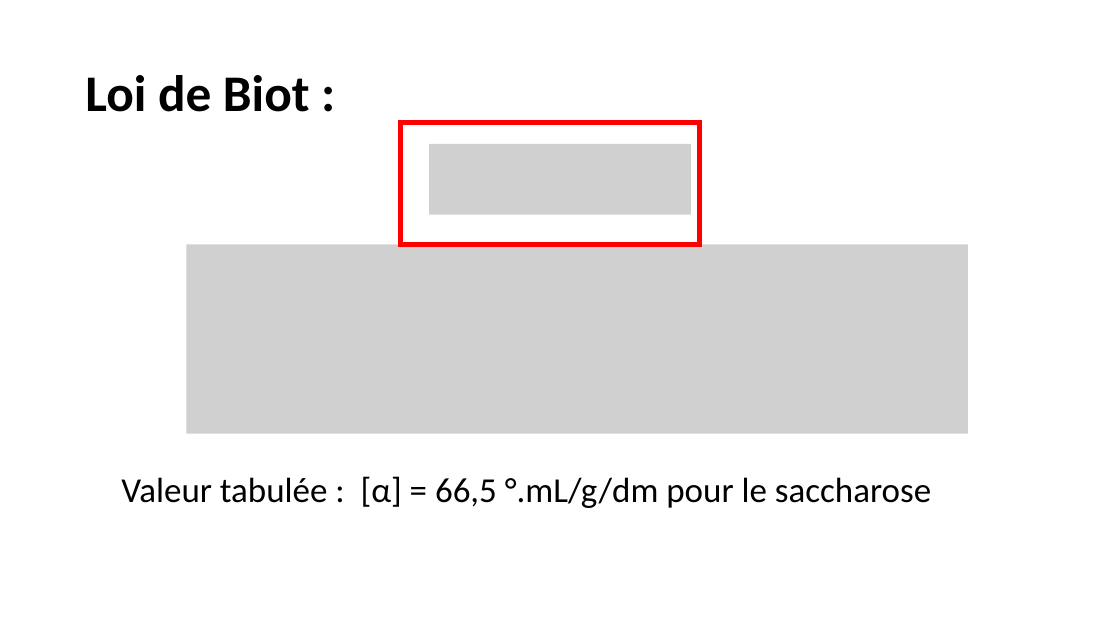
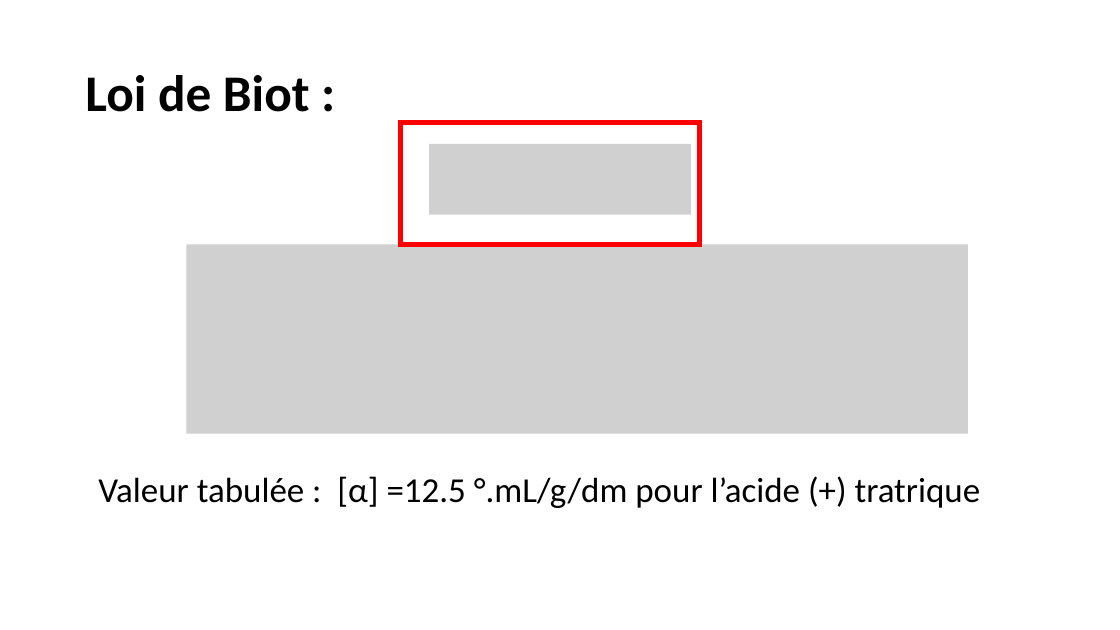
Before and after one commit to VBremaud/VBremaud.github.io, a slide deck: slide 19 of assets/pptx/LC03.pptx. Drawn at 1120x630 pixels with LibreOffice and Linux fonts; fonts in the diff are those of the drawing; grey boxes stand for pictures. Boxes give left, top, right and bottom in pixels: in the first picture for what was removed or moved away, otherwise in the second. Text is boxed around its words. In the diff, an @@ line names an element or a change of style, - is before the commit and + after.

```diff
--- a/assets/pptx/LC03.pptx
+++ b/assets/pptx/LC03.pptx
@@ text at (98, 476, 981, 508): text changed @@
-Valeur tabulée : [α] = 66,5 °.mL/g/dm pour le saccharose
+Valeur tabulée : [α] =12.5 °.mL/g/dm pour l’acide (+) tratrique
```
Also in this commit, not shown: 1 other file.
